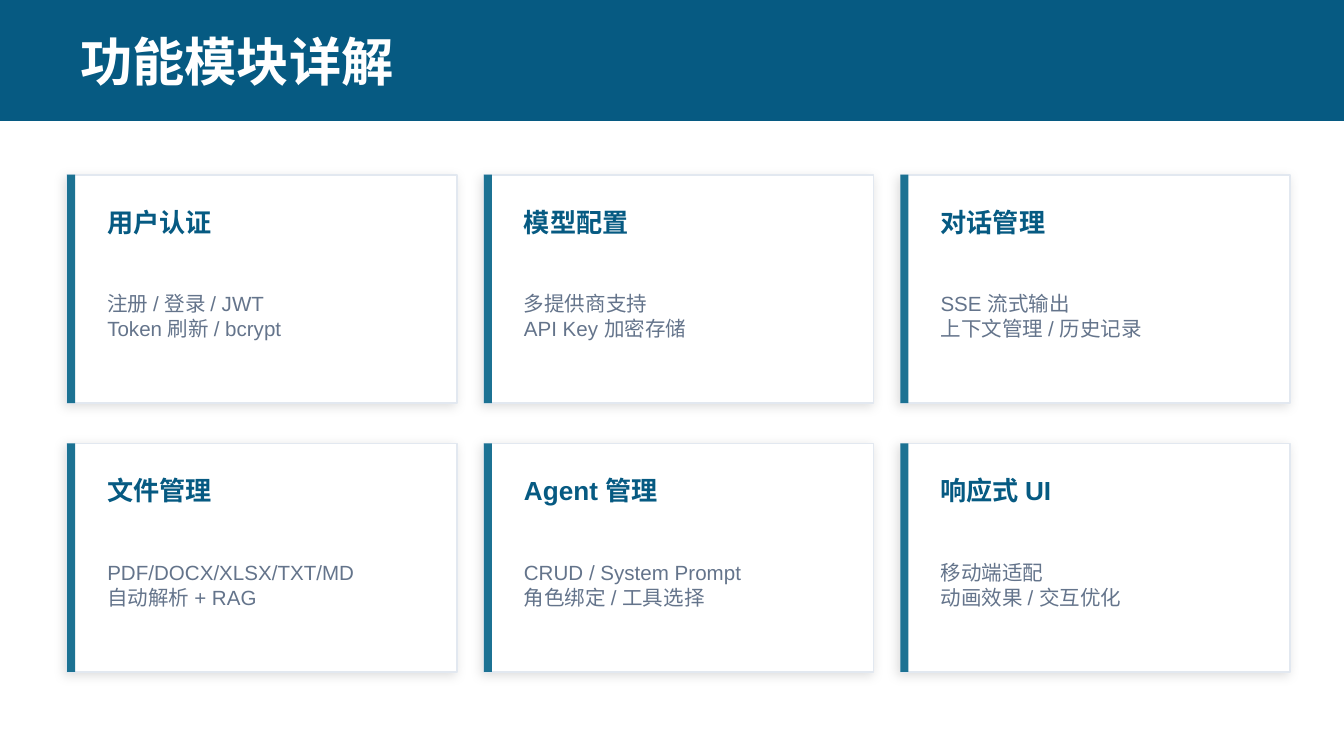
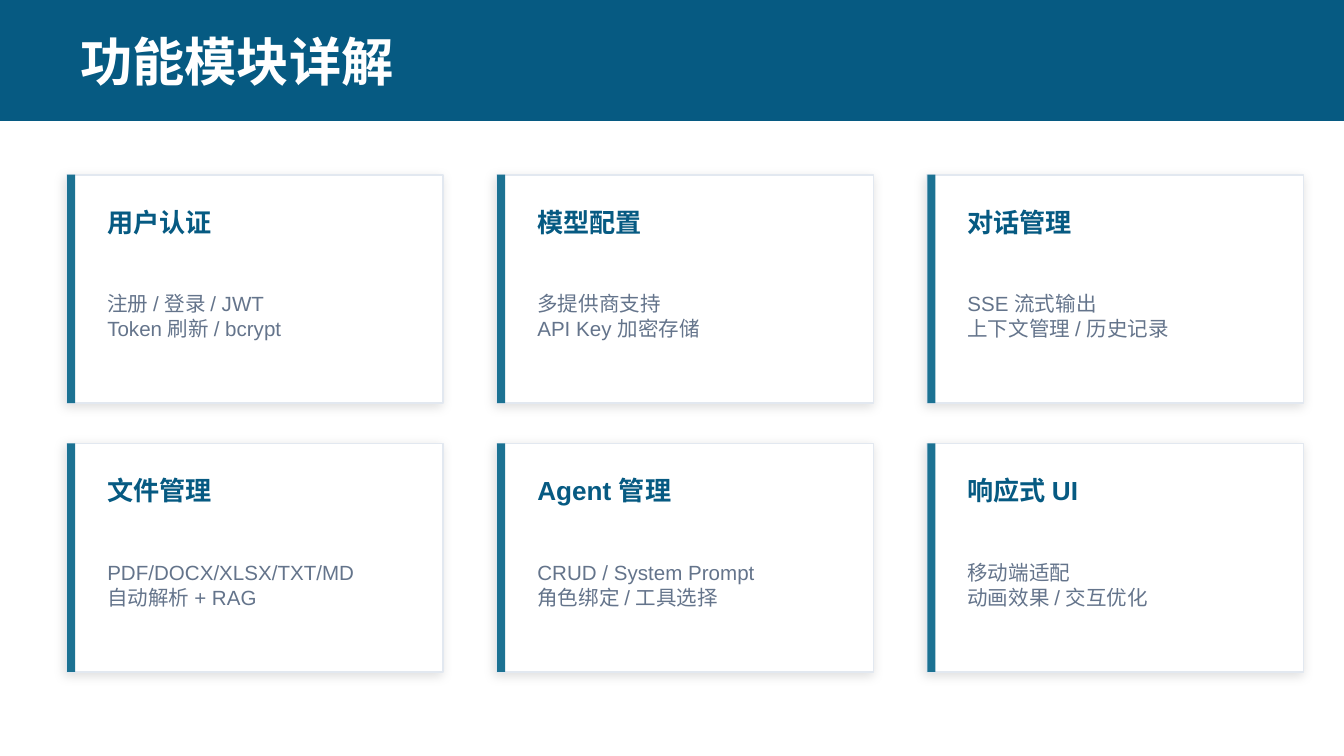
Before and after one commit to wesleycheng/ai-chat, a slide deck: slide 5 of AI_Chat_Platform_项目文档_v3.pptx. Drawn at 1344x756 pixels with LibreOffice and Linux fonts; fonts in the diff are those of the drawing. Boxes give left, top, right and bottom in pixels: in the first picture for what was removed or moved away, otherwise in the second. Text is boxed around its words. In the diff, an @@ line names an element or a change of style, - is before the commit and + after.

```diff
--- a/AI_Chat_Platform_项目文档_v3.pptx
+++ b/AI_Chat_Platform_项目文档_v3.pptx
@@ rectangle resized from (x1=67, y1=175, x2=457, y2=403) to (x1=67, y1=175, x2=444, y2=403) @@
@@ rectangle resized from (x1=484, y1=175, x2=874, y2=403) to (x1=497, y1=175, x2=874, y2=403) @@
@@ rectangle moved from (x1=484, y1=175, x2=492, y2=403) to (x1=497, y1=175, x2=505, y2=403) @@
@@ rectangle resized from (x1=900, y1=175, x2=1290, y2=403) to (x1=927, y1=175, x2=1304, y2=403) @@
@@ rectangle moved from (x1=900, y1=175, x2=909, y2=403) to (x1=927, y1=175, x2=935, y2=403) @@
@@ text "模型配置" moved from (x1=524, y1=210, x2=629, y2=235) to (x1=537, y1=210, x2=642, y2=235) @@
@@ text "对话管理" moved from (x1=941, y1=209, x2=1046, y2=235) to (x1=967, y1=209, x2=1072, y2=235) @@
@@ text "多提供商支持" moved from (x1=524, y1=294, x2=686, y2=340) to (x1=537, y1=294, x2=699, y2=340) @@
@@ text "SSE 流式输出" moved from (x1=941, y1=294, x2=1142, y2=338) to (x1=967, y1=294, x2=1169, y2=338) @@
@@ rectangle resized from (x1=67, y1=444, x2=457, y2=672) to (x1=67, y1=444, x2=444, y2=672) @@
@@ rectangle resized from (x1=484, y1=444, x2=874, y2=672) to (x1=497, y1=444, x2=874, y2=672) @@
@@ rectangle moved from (x1=484, y1=444, x2=492, y2=672) to (x1=497, y1=444, x2=505, y2=672) @@
@@ rectangle resized from (x1=900, y1=444, x2=1290, y2=672) to (x1=927, y1=444, x2=1304, y2=672) @@
@@ rectangle moved from (x1=900, y1=444, x2=909, y2=672) to (x1=927, y1=444, x2=935, y2=672) @@
@@ text "Agent 管理" moved from (x1=524, y1=477, x2=657, y2=506) to (x1=537, y1=477, x2=671, y2=506) @@
@@ text "响应式 UI" moved from (x1=941, y1=477, x2=1051, y2=503) to (x1=967, y1=477, x2=1078, y2=503) @@
@@ text "CRUD / System Prompt" moved from (x1=524, y1=565, x2=741, y2=607) to (x1=537, y1=565, x2=754, y2=607) @@
@@ text "移动端适配" moved from (x1=941, y1=563, x2=1121, y2=607) to (x1=967, y1=563, x2=1148, y2=607) @@
```
Also in this commit, not shown: 3 other slides changed, 1 other file.
